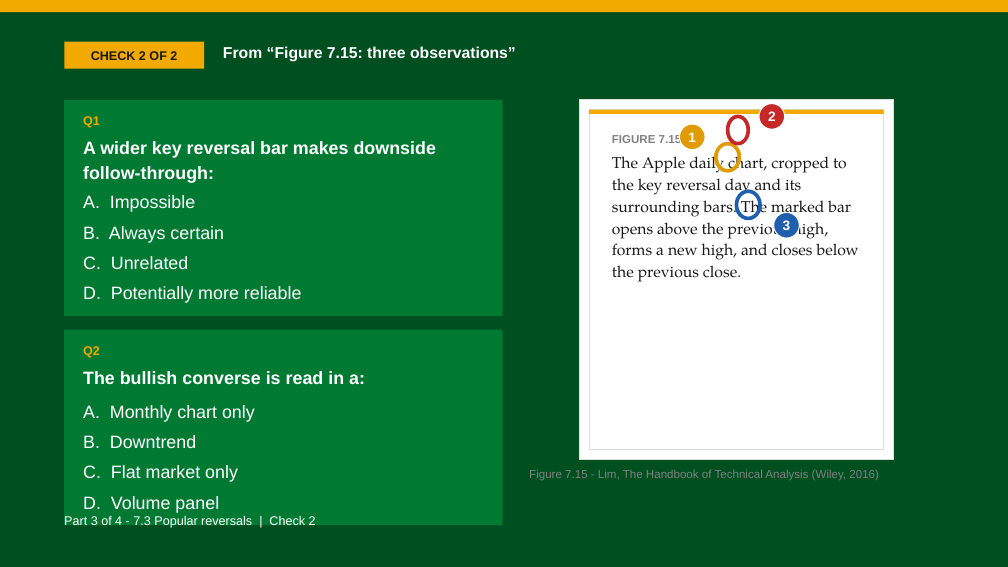
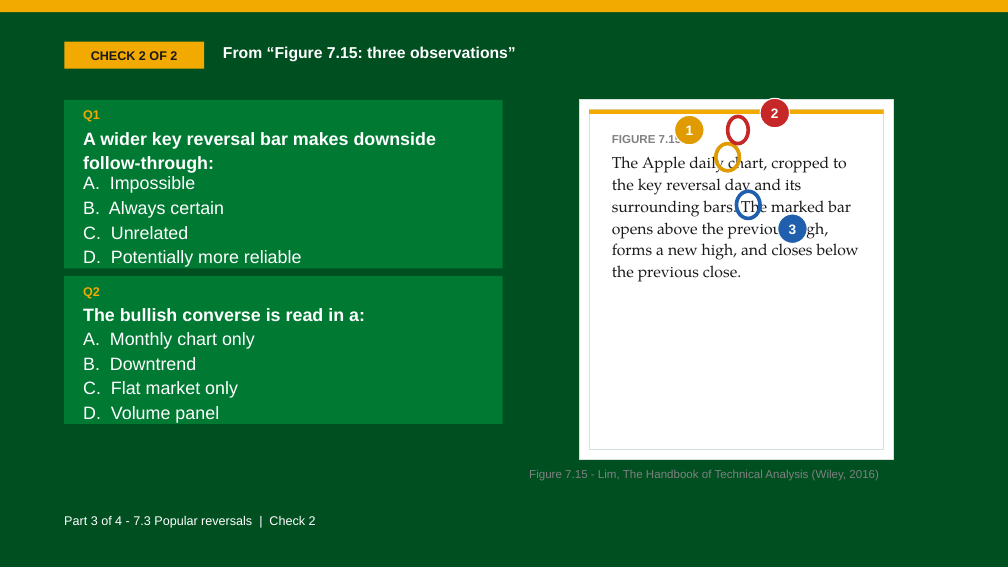
Before and after one commit to benjiesotelo-sudo/Telos_FIN1209, a slide deck: slide 13 of chapter-07/FIN1209-Chapter-07.pptx. Drawn at 1008x567 pixels with LibreOffice and Linux fonts; fonts in the diff are those of the drawing. Boxes give left, top, right and bottom in pixels: in the first picture for what was removed or moved away, otherwise in the second. Text is boxed around its words. In the diff, an @@ line names an element or a change of style, - is before the commit and + after.

```diff
--- a/chapter-07/FIN1209-Chapter-07.pptx
+++ b/chapter-07/FIN1209-Chapter-07.pptx
@@ rectangle: place and size @@
-rectangle at <box>64,100,503,316</box>
+rectangle at <box>64,100,503,268</box>
@@ text "Q1": place and size @@
-text "Q1" at <box>83,116,100,128</box>
+text "Q1" at <box>83,110,100,122</box>
@@ ellipse "1": place and size @@
-ellipse "1" at <box>680,124,706,150</box>
+ellipse "1" at <box>675,115,704,144</box>
@@ ellipse "2": place and size @@
-ellipse "2" at <box>759,104,785,129</box>
+ellipse "2" at <box>760,98,789,128</box>
@@ text "A wider key reversal bar ...": place and size @@
-text "A wider key reversal bar ..." at <box>83,141,436,183</box>
+text "A wider key reversal bar ..." at <box>83,132,436,173</box>
@@ text "A. Impossible": place and size @@
-text "A. Impossible" at <box>83,195,302,303</box>
+text "A. Impossible" at <box>83,176,302,267</box>
@@ text "A. Impossible" at <box>83,176,302,267</box>: line spacing 1.12 to 1.05; less space between paragraphs @@
@@ ellipse "3": place and size @@
-ellipse "3" at <box>774,212,799,238</box>
+ellipse "3" at <box>778,214,808,243</box>
@@ rectangle: place and size @@
-rectangle at <box>64,330,503,526</box>
+rectangle at <box>64,276,503,424</box>
@@ text "Q2": place and size @@
-text "Q2" at <box>83,346,100,358</box>
+text "Q2" at <box>83,287,100,299</box>
@@ text "A. Monthly chart only" at <box>83,332,255,423</box>: line spacing 1.12 to 1.05; less space between paragraphs @@
@@ text "The bullish converse is read ...": place and size @@
-text "The bullish converse is read ..." at <box>83,371,365,384</box>
+text "The bullish converse is read ..." at <box>83,308,365,321</box>
@@ text "A. Monthly chart only": place and size @@
-text "A. Monthly chart only" at <box>83,405,255,513</box>
+text "A. Monthly chart only" at <box>83,332,255,423</box>
```
Also in this commit, not shown: 6 other slides changed, 2 other files.
